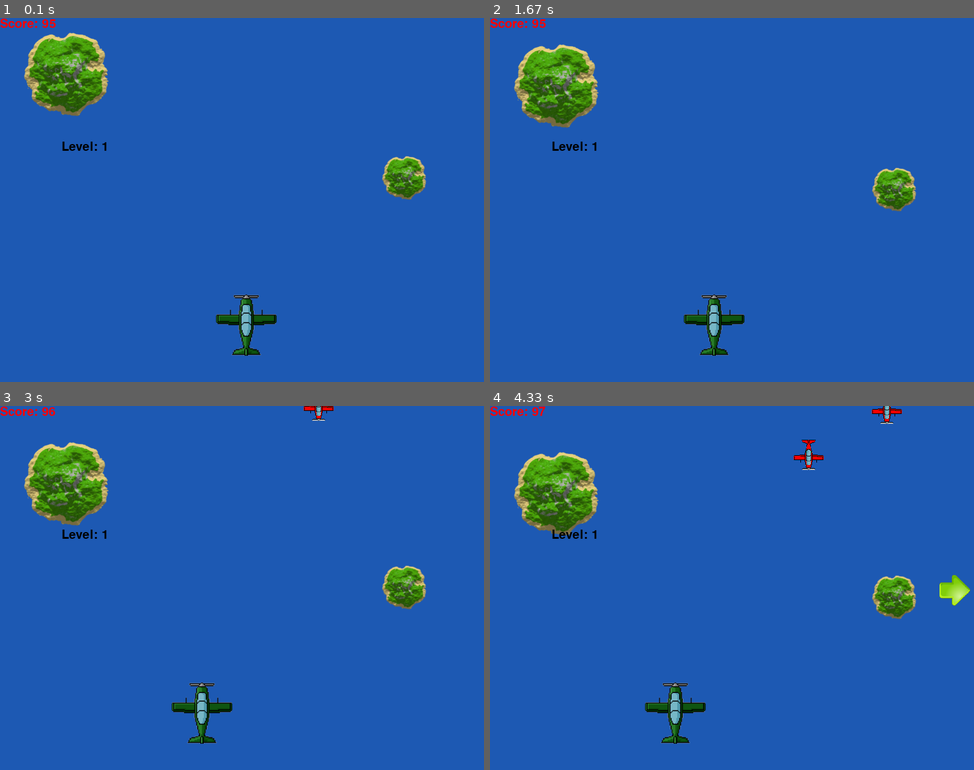
Above: before the commit, frames 1-4 (two rows, left to right).
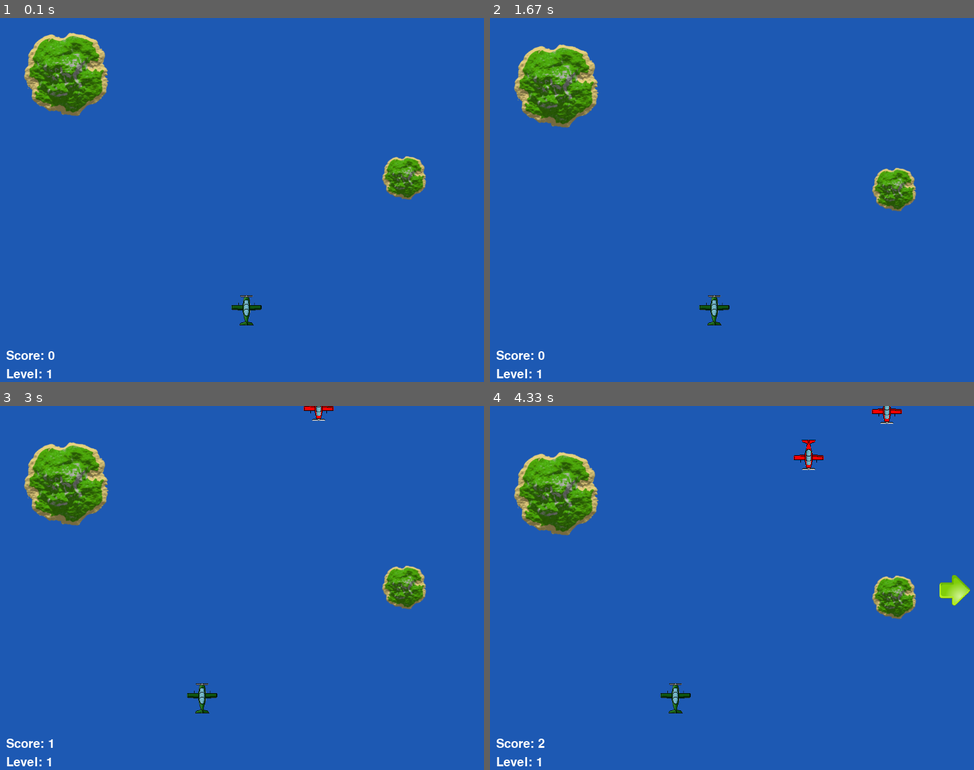
Above: after the commit, the same moments.

Repository: Opus110/opus110
Game: pygame game, started from InterfaceSSVEP/interfaceSSVEP.py
Two runs of this game, one before a commit and one after it. Both use one fixed random seed, a clock stepped at 60 frames per second and the inputs below. The source is Python 2; it was converted automatically to run under Python 3.
Inputs (mouse positions are in pixels of both pictures, inside the frame that each line leads up to):
- Up to frame 1 (0.1 s): no input
- Up to frame 2 (1.67 s): click (736, 203) at 0.38 s; click (736, 225) at 0.72 s; click (581, 145) at 1.05 s; click (915, 331) at 1.38 s
- Up to frame 3 (3 s): click (256, 467) at 1.72 s; click (222, 686) at 2.05 s; click (232, 526) at 2.38 s; click (179, 515) at 2.72 s
- Up to frame 4 (4.33 s): click (867, 558) at 3.05 s; click (838, 526) at 3.88 s; click (591, 518) at 4.22 s

The runs differ from the first frame. In frame 1, 1.3% of the frame differs, in the area x 0-58%, y 0-99%; in frame 2, 1.3%; in frame 3, 1.3%; in frame 4, 1.3%.

Commit message:
Colisiones agregadas, por el momento parpadea al colisionar el avatar ocn algun enemigo

Diff:
--- a/InterfaceSSVEP/Assets.py
+++ b/InterfaceSSVEP/Assets.py
@@ -10,4 +10,5 @@
 colors = {
 	"red" :  (255,	0,	0),
 	"black": (0,	0,	0),
+	"white": (255,255,255),
 }
--- a/InterfaceSSVEP/Avatar.py
+++ b/InterfaceSSVEP/Avatar.py
@@ -4,15 +4,40 @@
 
 debug = False;
 
-class Avatar(pygame.sprite.Sprite):
+class Avatar(pygame.sprite.DirtySprite):
 	def __init__(self,width, height):
 		pygame.sprite.Sprite.__init__(self)
 		self.width = width
 		self.height = height
 		self.image = assets["avatar"]
+		self.image = pygame.transform.scale(self.image,(50,50))
 		self.rect = self.image.get_rect()
-		self.rect.y = self.height - self.rect.h - 50
+		self.rect.y = self.height - self.rect.h - 100
 		self.rect.x = (self.width - self.rect.w)/2
+		self.blink = False
+		self.blinkCount = 0
+		self.blinkState = 0
+		self.allSprites = None
+		self.enemies = None
+		pass
+	def startBlink(self):
+		if self.blink == False:
+			self.blinkCount =0
+			self.blink =True
+		pass
+	def calculateBlink(self):
+		if self.blink :
+				self.blinkCount += 1
+				if self.blinkCount % 10 == 0:
+					self.blinkState = 1 if self.blinkState ==2 else 2
+					if self.blinkState == 1:
+						self.allSprites.add(self)
+					else:
+						self.allSprites.remove(self)
+				if self.blinkCount > 300:
+					self.blink = False
+					self.blinkState = 1
+					self.allSprites.add(self)
 		pass
 	def update(self,*args):
 		gameState = args[0]
@@ -38,4 +63,5 @@
 				self.rect.x = 0
 			if(self.rect.x > self.width-self.rect.w ):
 				self.rect.x = self.width-self.rect.w
+			self.calculateBlink()
 		pass
--- a/InterfaceSSVEP/GameState.py
+++ b/InterfaceSSVEP/GameState.py
@@ -1,6 +1,6 @@
 import pygame
 
-debug = True
+debug = False
 
 STARTED = 0
 PLAYING = 1
@@ -21,7 +21,7 @@
 		self.resetGame()
 		pass
 	def resetGame(self):
-		self.score = 95
+		self.score = 0
 		self.level = 1
 		self.running = True
 		self.state = PLAYING
--- a/InterfaceSSVEP/ScoreBoard.py
+++ b/InterfaceSSVEP/ScoreBoard.py
@@ -2,48 +2,54 @@
 from Assets import colors
 from GameState import *
 
+class SpriteText(pygame.sprite.Sprite):
+	position = [0,0]
+	color = colors["white"]
+	margin = 10
+	def __init__(self, width, height):
+		pygame.sprite.Sprite.__init__(self)
+		self.font = pygame.font.SysFont("", 30)
+		self.screnSize = (width,height)
+		pass
+	def setPosition(self, x, y):
+		self.position = [x,y]
+		pass
+	def setText(self, text):
+		self.image = self.font.render(text, True, self.color)
+		self.rect = self.image.get_rect()
+		self.rect.x = self.position[0]
+		self.rect.y = self.position[1]
+		pass
+
+	pass
 
 
-class ScoreLabel(pygame.sprite.Sprite):
-	def __init__ (self):
-		pygame.sprite.Sprite.__init__(self)
-		self.font = pygame.font.SysFont("", 30)
-		self.image = self.font.render("Score: 0", True, colors["red"])
-		self.rect = self.image.get_rect()
-
-		pass
-	def setPosition(self, x, y):
-		self.rect.y = 100
-		self.rect.x = 100
+class ScoreLabel(SpriteText):
+	position = [0,0]
+	def __init__ (self, width, height):
+		SpriteText.__init__(self, width, height)
+		self.setText("Score: ")
+		self.setPosition(self.margin,height-(self.rect.h+self.margin)*2)
 		pass
 
 	def update(self, *args):
 		gamestate = args[0]
-		self.image = self.font.render("Score: "+str(gamestate.score), True, colors["red"])
-		self.rect = self.image.get_rect()
-
+		text = "Score: "+str(gamestate.score)
+		self.setText(text)
 		pass
 	pass
 
-class LevelLabel(pygame.sprite.Sprite):
-	position = (0,0)
-	def __init__ (self):
-		pygame.sprite.Sprite.__init__(self)
-		self.font = pygame.font.SysFont("", 30)
-		self.image = self.font.render("Level: 1", True, colors["black"])
-		self.rect = self.image.get_rect()
-		self.setPosition(100,200)
-		pass
-	def setPosition(self, x, y):
-		self.position = (x,y)
+class LevelLabel(SpriteText):
+	position = [0,0]
+	def __init__ (self, width, height):
+		SpriteText.__init__(self, width, height)
+		self.setText("Level: ")
+		self.setPosition(self.margin,height-(self.rect.h+self.margin)*1)
 		pass
 
 	def update(self, *args):
 		gamestate = args[0]
-		self.image = self.font.render("Level: "+str(gamestate.level), True, colors["black"])
-		self.rect = self.image.get_rect()
-		self.rect.x = self.position[0]
-		self.rect.y = self.position[1]
-
+		text = "Level: "+str(gamestate.level)
+		self.setText(text)
 		pass
 	pass
--- a/InterfaceSSVEP/interfaceSSVEP.py
+++ b/InterfaceSSVEP/interfaceSSVEP.py
@@ -13,10 +13,9 @@
 pygame.font.init()
 
 size = width, height = 800,600
-black = 0,0,0
 screen = pygame.display.set_mode(size)
 clock = pygame.time.Clock()
-
+black = colors["black"]
 gameState =  GameState()
 
 #creating all sprites
@@ -29,17 +28,17 @@
 leftarrow = Arrow(width,height,True, frec = 10)
 rightarrow = Arrow(width,height,False, frec = 14)
 avatar = Avatar(width,height)
-scorel = ScoreLabel()
-levell = LevelLabel()
+scorel = ScoreLabel(width,height)
+levell = LevelLabel(width,height)
 
 
 for i in range(3):
-	enemie =  Enemy((width,height))
-	enemie.randomTopPosition()
-	enemie.randomSpeed(x=0)
-	enemie.moving = True
-	enemies.add(enemie)
-	allSprites.add(enemie)
+	enemy =  Enemy((width,height))
+	enemy.randomTopPosition()
+	enemy.randomSpeed(x=0)
+	enemy.moving = True
+	enemies.add(enemy)
+	allSprites.add(enemy)
 
 allSprites.add(avatar)
 players.add(avatar)
@@ -48,6 +47,9 @@
 scoreboard.add(levell)
 allSprites.add(levell)
 
+avatar.allSprites = allSprites
+
+#Game loop
 while 1:
 	for event in pygame.event.get():
 		if event.type == pygame.QUIT: sys.exit()
@@ -67,5 +69,15 @@
 	enemies.update(gameState)
 	scoreboard.update(gameState)
 
+	colisionList = pygame.sprite.spritecollide(avatar, enemies,False)
+	if avatar.blink == False:
+		for enemy in colisionList:
+			enemy.randomTopPosition()
+			enemy.randomSpeed()
+			#enemies.add(enemy)
+			#allSprites.add(enemy)
+			avatar.startBlink()
+			gameState.lives -=1
+
 	allSprites.draw(screen) #draws all sprites
 	pygame.display.flip()
